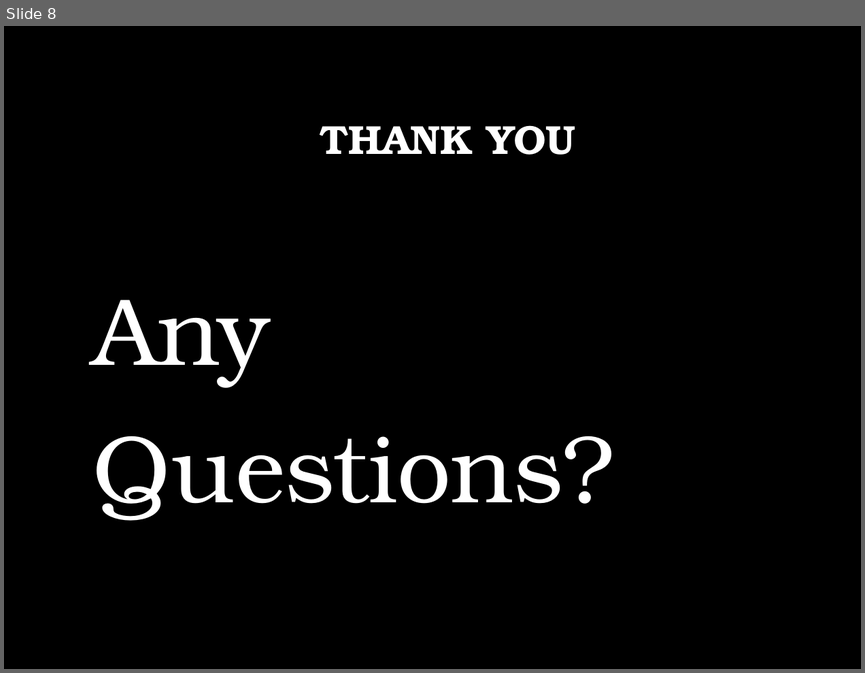
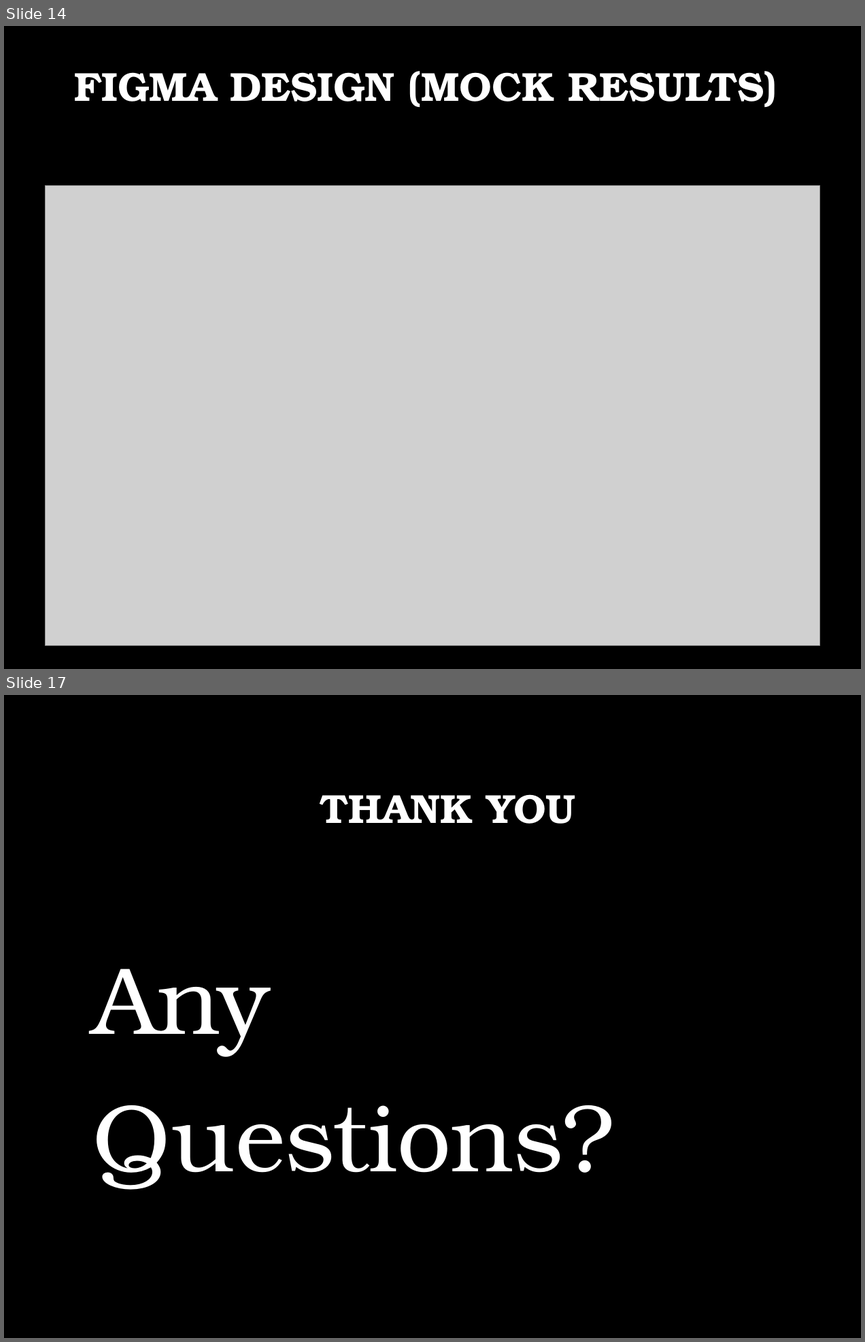
Before and after one commit to yuriiSY/Study-Buddy, a slide deck: Weekly Submissions/Week3/Presentation Week 3.pptx. Shown one above the other, each under a label of ours: slide 8 before the commit, slides 14 and 17 after it; the slides between them are not shown. The pictures are 865x673 and 865x1342 pixels, drawn with LibreOffice and Linux fonts; fonts in the diff are those of the drawing; grey boxes stand for pictures; background and template pictures are left out. Boxes give left, top, right and bottom in pixels: in the first picture for what was removed or moved away, otherwise in the second. Text is boxed around its words. In the diff, an @@ line names an element or a change of style, - is before the commit and + after.

```diff
--- a/Weekly Submissions/Week3/Presentation Week 3.pptx
+++ b/Weekly Submissions/Week3/Presentation Week 3.pptx
@@ slide 14 added at <box>4,26,861,669</box>, background picture (left out) @@
@@ title added at <box>74,71,777,107</box>, 34 pt, text #FFFFFF, bold @@
+FIGMA DESIGN (MOCK RESULTS)
@@ picture added at <box>45,185,820,645</box> @@
@@ what was slide 8 is now slide 17 @@
```
Also in this commit, not shown: 3 slides changed, 10 other slides added, 2 slides removed.
